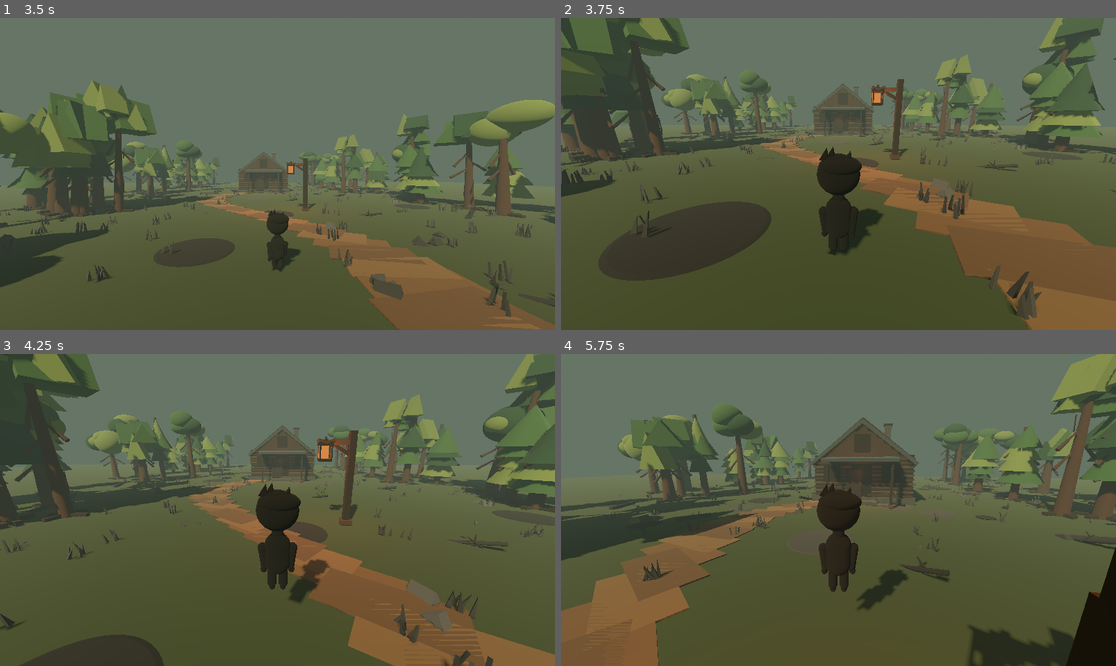
Above: before the commit, frames 1-4 (two rows, left to right).
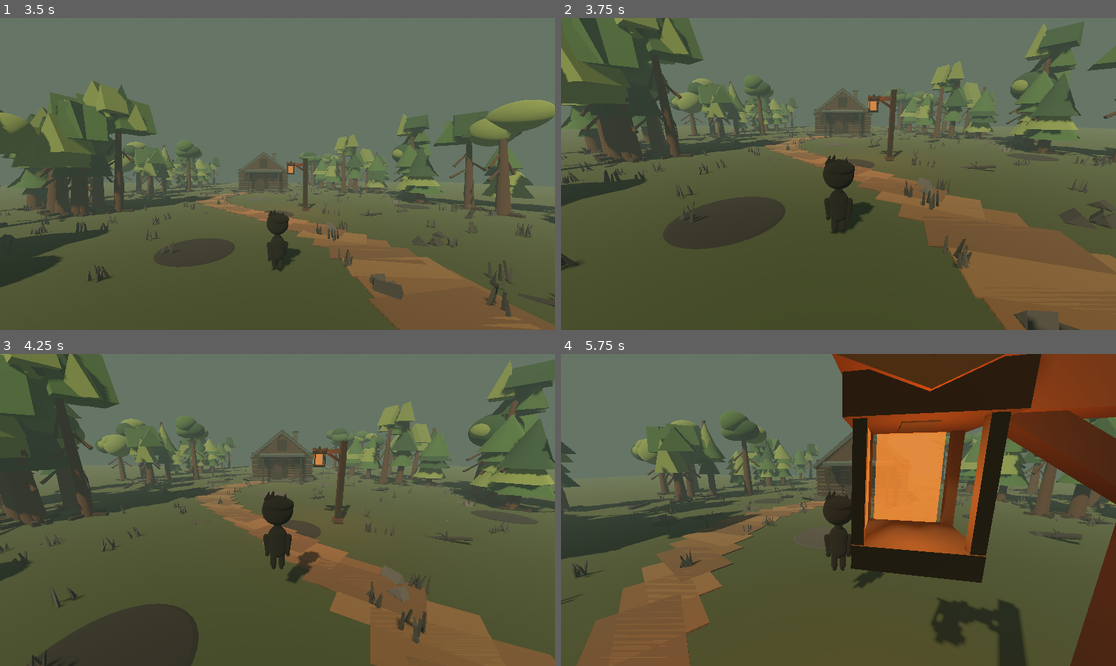
Above: after the commit, the same moments.

Repository: leto98/Monochrome
Game: Godot game, scene res://scenes/main.tscn
Two runs of this game, one before a commit and one after it. Both use one fixed random seed, a clock stepped at 60 frames per second and the inputs below.
Inputs (mouse positions are in pixels of both pictures, inside the frame that each line leads up to):
- Up to frame 1 (3.5 s): click "PLAY GAME" at 0.5 s; tap Enter at 1.25, 2.85 s; move the mouse to (305, 174) at 1.27 s; hold W from 1.28 s (still down); tap E at 1.35 s; tap Space at 1.52, 2.27 s; move the mouse to (249, 174) at 2.02 s; tap Alt at 2.1 s; move the mouse to (288, 167) at 2.77 s
- Up to frame 2 (3.75 s): keep holding W; move the mouse to (832, 180) at 3.52 s; tap V at 3.6 s
- Up to frame 3 (4.25 s): keep holding W; tap Space at 3.77 s
- Up to frame 4 (5.75 s): keep holding W; move the mouse to (877, 513) at 4.27 s; hold Shift 4.28-5.03 s; tap Space at 4.52, 5.27 s; move the mouse to (794, 506) at 5.02 s; tap E at 5.1 s

Frame 1 is identical in both runs. In frame 2, 23% of the frame differs, in the area x 0-100%, y 0-100%; in frame 3, 21%; in frame 4, 43%.

Commit message:
Keep camera framing after character scale reduction

Diff:
--- a/scripts/player.gd
+++ b/scripts/player.gd
@@ -11,8 +11,8 @@
 const MOUSE_SENSITIVITY := 0.0025
 const FREE_LOOK_SENSITIVITY := 0.0025
 const FREE_LOOK_RETURN_SPEED := 8.0
-const CAMERA_DISTANCES := [6.8, 3.4, 0.36]
-const CAMERA_HEIGHTS := [1.65, 0.75, 0.03]
+const CAMERA_DISTANCES := [9.45, 4.72, 0.50]
+const CAMERA_HEIGHTS := [2.29, 1.04, 0.04]
 const CAMERA_MODE_NAMES := ["Far third-person", "Close third-person", "First-person"]
 const MIN_CAMERA_PITCH := deg_to_rad(-55.0)
 const MAX_CAMERA_PITCH := deg_to_rad(25.0)
